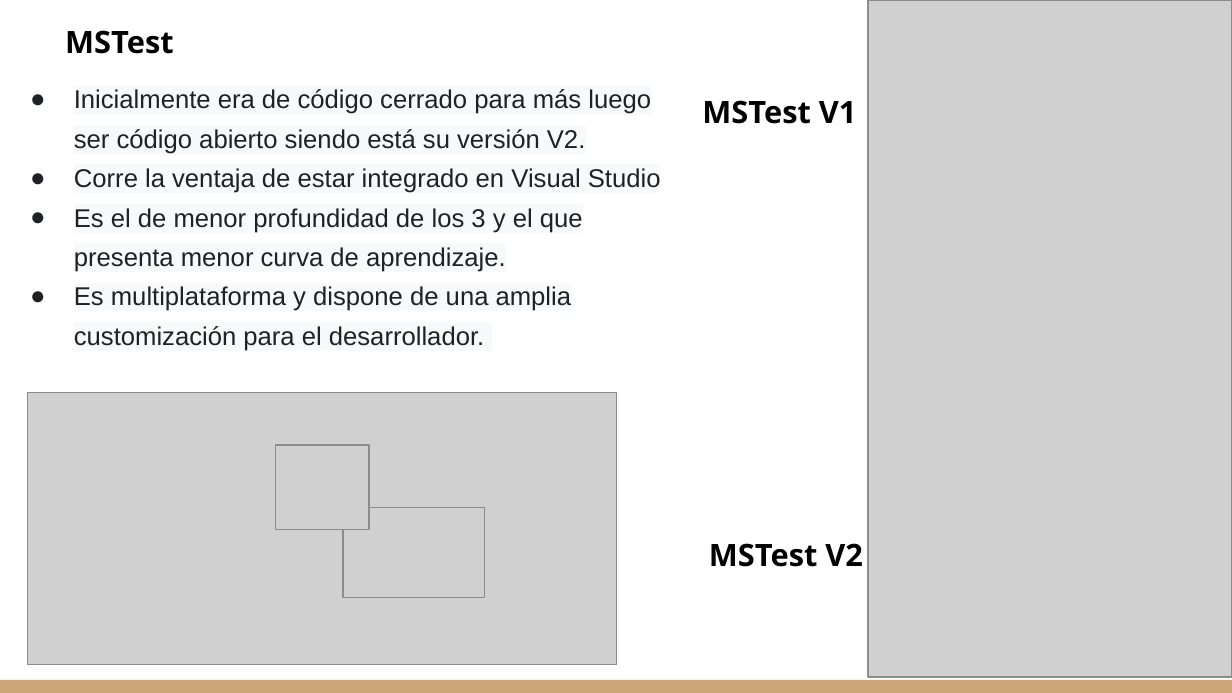
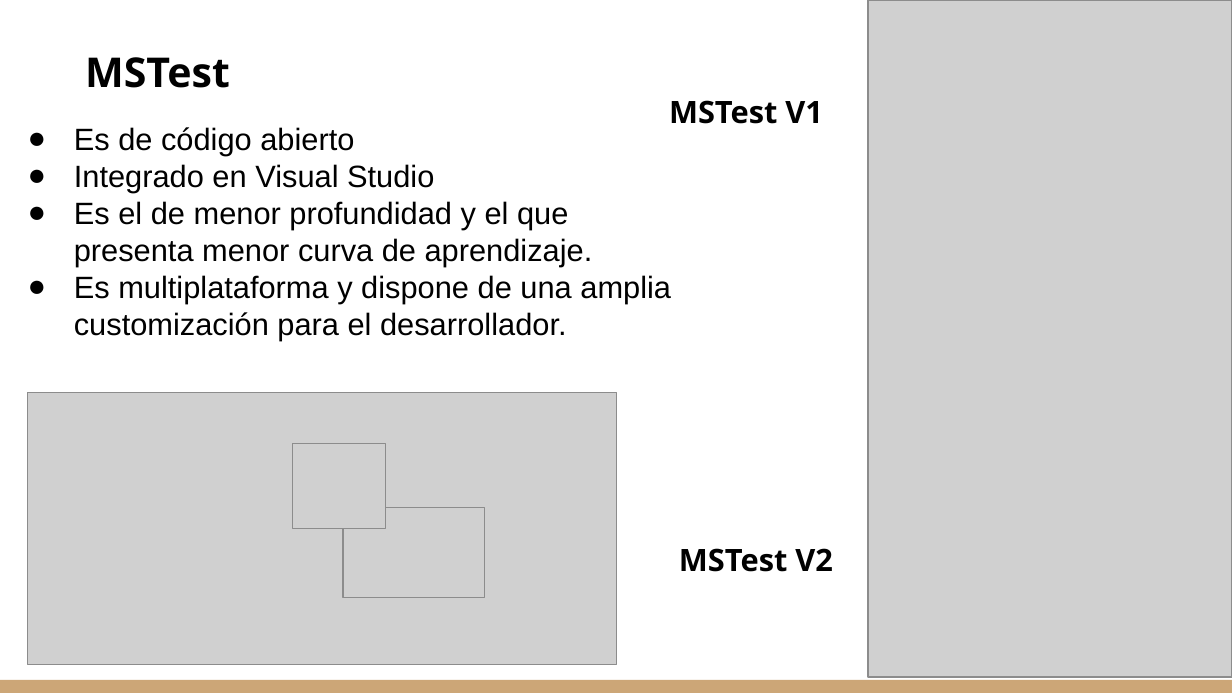
Before and after one commit to gitgamba/.Net-Grupo8, a slide deck: slide 10 of TPS/Unit Testing.pptx. Drawn at 1232x693 pixels with LibreOffice and Linux fonts; fonts in the diff are those of the drawing; grey boxes stand for pictures. Boxes give left, top, right and bottom in pixels: in the first picture for what was removed or moved away, otherwise in the second. Text is boxed around its words. In the diff, an @@ line names an element or a change of style, - is before the commit and + after.

```diff
--- a/TPS/Unit Testing.pptx
+++ b/TPS/Unit Testing.pptx
@@ text "MSTest" moved from (x1=65, y1=30, x2=173, y2=54) to (x1=85, y1=57, x2=230, y2=88) @@
@@ text "MSTest" at (x1=85, y1=57, x2=230, y2=88): size 18 to 24 pt @@
@@ text "MSTest V1" moved from (x1=702, y1=100, x2=857, y2=124) to (x1=669, y1=100, x2=823, y2=124) @@
@@ text "Es de código abierto" moved from (x1=74, y1=89, x2=661, y2=351) to (x1=74, y1=127, x2=671, y2=341) @@
@@ text at (x1=74, y1=127, x2=593, y2=267): text changed; size 15 to 18 pt; text colour #202124 to #000000 @@
-● Inicialmente era de código cerrado para más luego ser código abierto siendo está su versión V2.
-● Corre la ventaja de estar integrado en Visual Studio
-● Es el de menor profundidad de los 3 y el que presenta menor curva de aprendizaje.
+● Es de código abierto
+● Integrado en Visual Studio
+● Es el de menor profundidad y el que presenta menor curva de aprendizaje.
@@ text at (x1=74, y1=275, x2=671, y2=341): size 15 to 18 pt, text colour #202124 to #000000, highlight #F8F9FA to none in "Es multiplataforma y dispone de una amplia ..."; indent changed; line spacing 1.29 to 1; bullet colour #202124 to #000000 @@
@@ picture moved from (x1=276, y1=445, x2=370, y2=530) to (x1=292, y1=444, x2=386, y2=529) @@
@@ text "MSTest V2" moved from (x1=709, y1=543, x2=863, y2=567) to (x1=679, y1=548, x2=833, y2=572) @@
```
Also in this commit, not shown: 6 other slides changed, 2 slides added, 2 slides removed.
